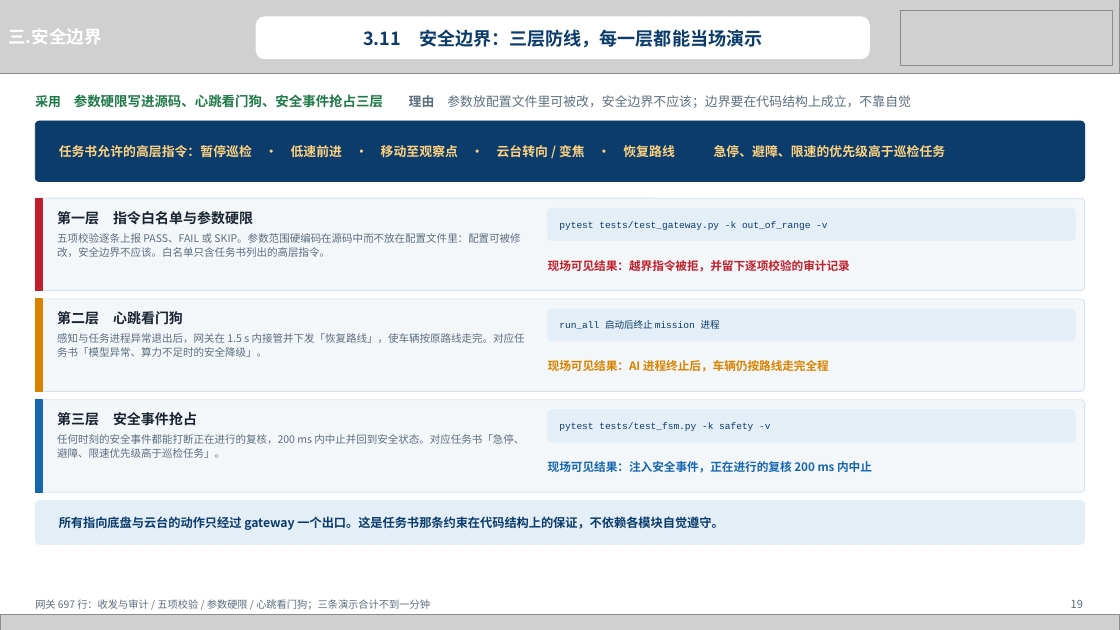
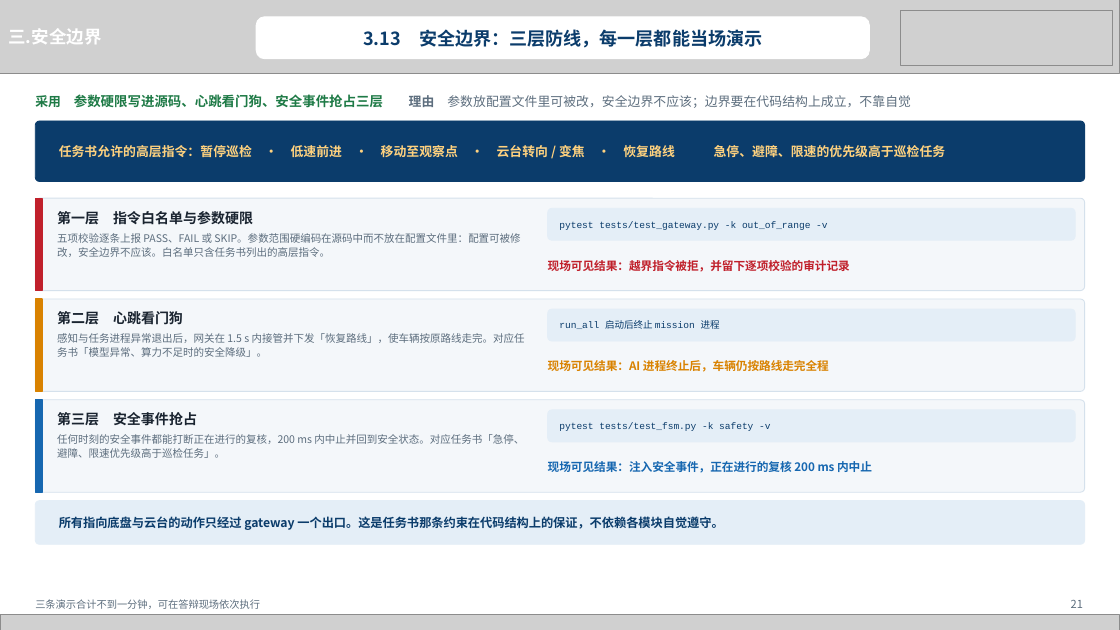
Before and after one commit to heizitalk666/2026summer, a slide deck: slide 21 of deliverables/中期答辩.pptx (slide 19 before the commit). Drawn at 1120x630 pixels with LibreOffice and Linux fonts; fonts in the diff are those of the drawing; grey boxes stand for pictures. Boxes give left, top, right and bottom in pixels: in the first picture for what was removed or moved away, otherwise in the second. Text is boxed around its words. In the diff, an @@ line names an element or a change of style, - is before the commit and + after.

```diff
--- a/deliverables/中期答辩.pptx
+++ b/deliverables/中期答辩.pptx
@@ text at [363, 29, 762, 48]: text changed @@
-3.11 安全边界：三层防线，每一层都能当场演示
+3.13 安全边界：三层防线，每一层都能当场演示
@@ text at [35, 599, 260, 609]: text changed @@
-网关 697 行：收发与审计 / 五项校验 / 参数硬限 / 心跳看门狗；三条演示合计不到一分钟
+三条演示合计不到一分钟，可在答辩现场依次执行
@@ text at [1071, 600, 1083, 608]: text changed @@
-19
+21
```
Also in this commit, not shown: 21 other slides changed, 2 slides added, 4 other files.
